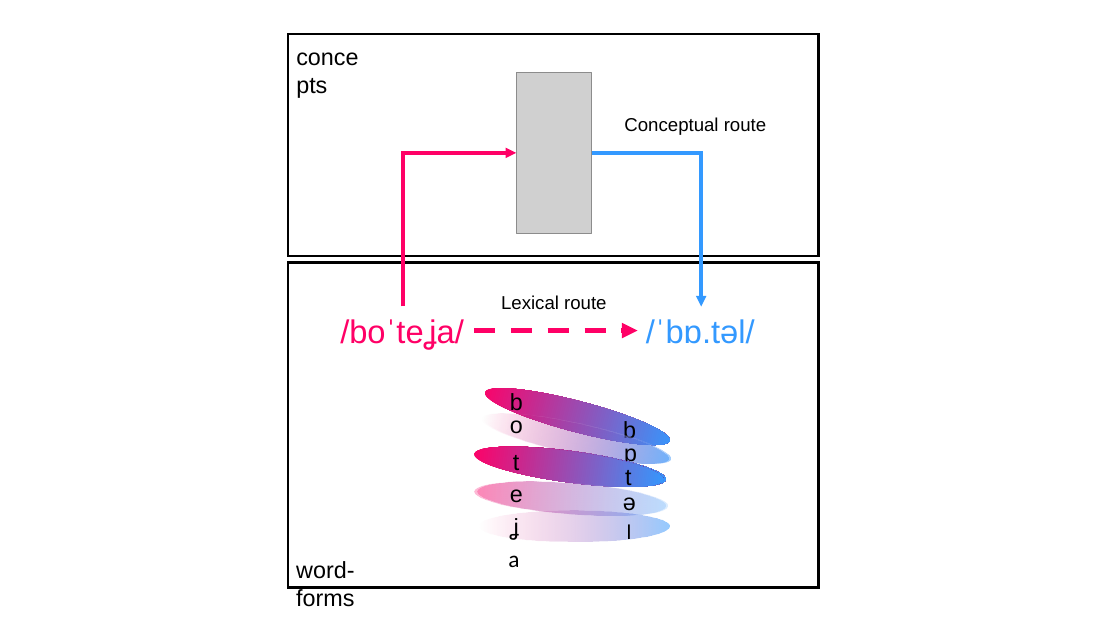
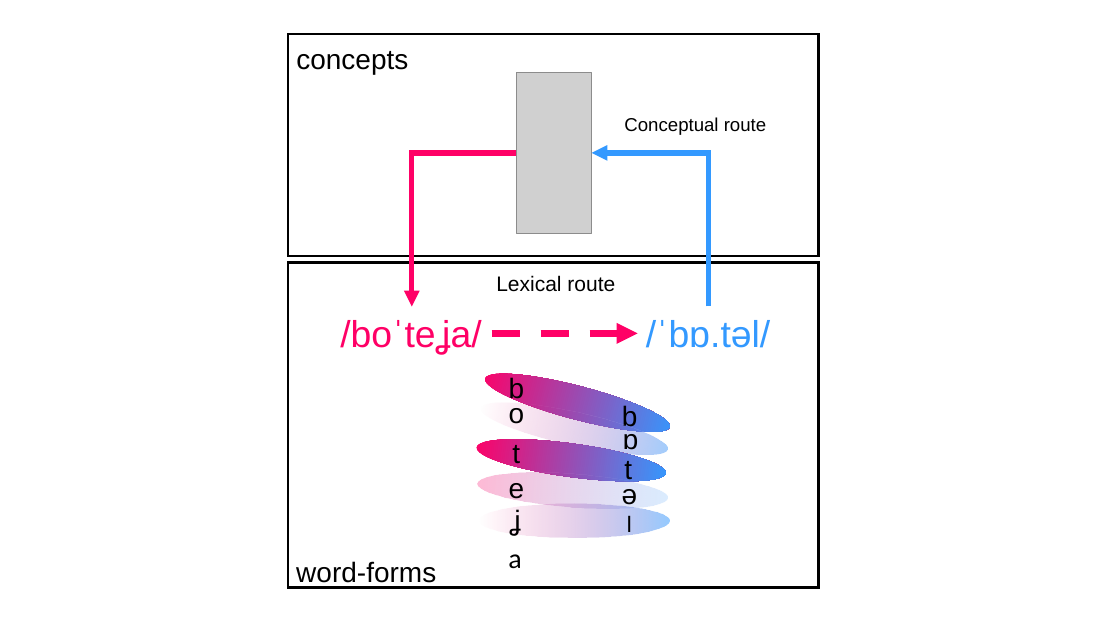
Before and after one commit to gongcastro/psycholing-cofee_2022_translation-elicitation, a slide deck: slide 5 of docs/figures.pptx. Drawn at 1120x630 pixels with LibreOffice and Linux fonts; fonts in the diff are those of the drawing; grey boxes stand for pictures. Boxes give left, top, right and bottom in pixels: in the first picture for what was removed or moved away, otherwise in the second. Text is boxed around its words. In the diff, an @@ line names an element or a change of style, - is before the commit and + after.

```diff
--- a/docs/figures.pptx
+++ b/docs/figures.pptx
@@ elbow arrow moved from (403, 307) - (517, 153) to (517, 153) - (412, 307) @@
@@ elbow arrow (517, 153) - (412, 307): stroke #FF0066 3 pt to #FF0066 4.5 pt @@
@@ elbow arrow moved from (592, 153) - (702, 307) to (709, 307) - (592, 153) @@
@@ elbow arrow (709, 307) - (592, 153): stroke #3399FF 3 pt to #3399FF 4.5 pt @@
@@ text "Lexical route": place and size @@
-text "Lexical route" at [501, 295, 606, 310]
+text "Lexical route" at [496, 275, 615, 292]
@@ text "Lexical route" at [496, 275, 615, 292]: size 16 to 18 pt @@
@@ text "/boˈteʝa/" at [340, 320, 481, 355]: size 28 to 32 pt @@
@@ text "/ˈbɒ.təl/" at [646, 320, 770, 348]: size 28 to 32 pt @@
@@ arrow moved from (474, 331) - (638, 331) to (492, 334) - (638, 334) @@
@@ arrow (492, 334) - (638, 334): stroke #3399FF 4.5 pt dashed to #3399FF 6 pt dashed @@
@@ ellipse: place and size @@
-ellipse at [481, 378, 674, 456]
+ellipse at [481, 363, 674, 444]
@@ text "b": place and size @@
-text "b" at [510, 393, 523, 415]
+text "b" at [509, 377, 525, 403]
@@ ellipse: place and size @@
-ellipse at [479, 404, 672, 474]
+ellipse at [478, 393, 671, 466]
@@ ellipse removed at [481, 403, 674, 474] @@
@@ text "o": place and size @@
-text "o" at [510, 414, 523, 438]
+text "o" at [509, 401, 525, 424]
@@ text "b": place and size @@
-text "b" at [623, 421, 636, 438]
+text "b" at [622, 405, 638, 431]
@@ text "ɒ": place and size @@
-text "ɒ" at [624, 443, 637, 463]
+text "ɒ" at [623, 427, 639, 454]
@@ ellipse removed at [473, 438, 666, 495] @@
@@ ellipse: place and size @@
-ellipse at [474, 438, 668, 495]
+ellipse at [474, 431, 668, 490]
@@ text "t": place and size @@
-text "t" at [513, 455, 519, 475]
+text "t" at [512, 445, 520, 468]
@@ text "t": place and size @@
-text "t" at [625, 470, 631, 490]
+text "t" at [624, 461, 632, 484]
@@ ellipse removed at [474, 476, 666, 521] @@
@@ ellipse: place and size @@
-ellipse at [476, 476, 669, 521]
+ellipse at [476, 467, 669, 515]
@@ text "ə": place and size @@
-text "ə" at [623, 497, 636, 515]
+text "ə" at [622, 489, 638, 509]
@@ ellipse: place and size @@
-ellipse at [479, 510, 670, 541]
+ellipse at [479, 504, 670, 538]
@@ text "ʝ": place and size @@
-text "ʝ" at [510, 518, 519, 540]
+text "ʝ" at [510, 509, 521, 535]
@@ text "l": place and size @@
-text "l" at [627, 524, 632, 546]
+text "l" at [627, 515, 632, 538]
@@ text "l" at [627, 515, 632, 538]: size 18 to 20 pt @@
@@ size 20 to 24 pt in 12 elements at [509, 483, 525, 503], [622, 489, 638, 509], [624, 461, 632, 484], [508, 554, 521, 569], [512, 445, 520, 468], [510, 509, 521, 535], [509, 401, 525, 424], [622, 405, 638, 431], [509, 377, 525, 403], [623, 427, 639, 454], [296, 51, 408, 74], [296, 561, 436, 588] @@
```
Also in this commit, not shown: 3 other slides changed, 5 slides added, 18 other files.
